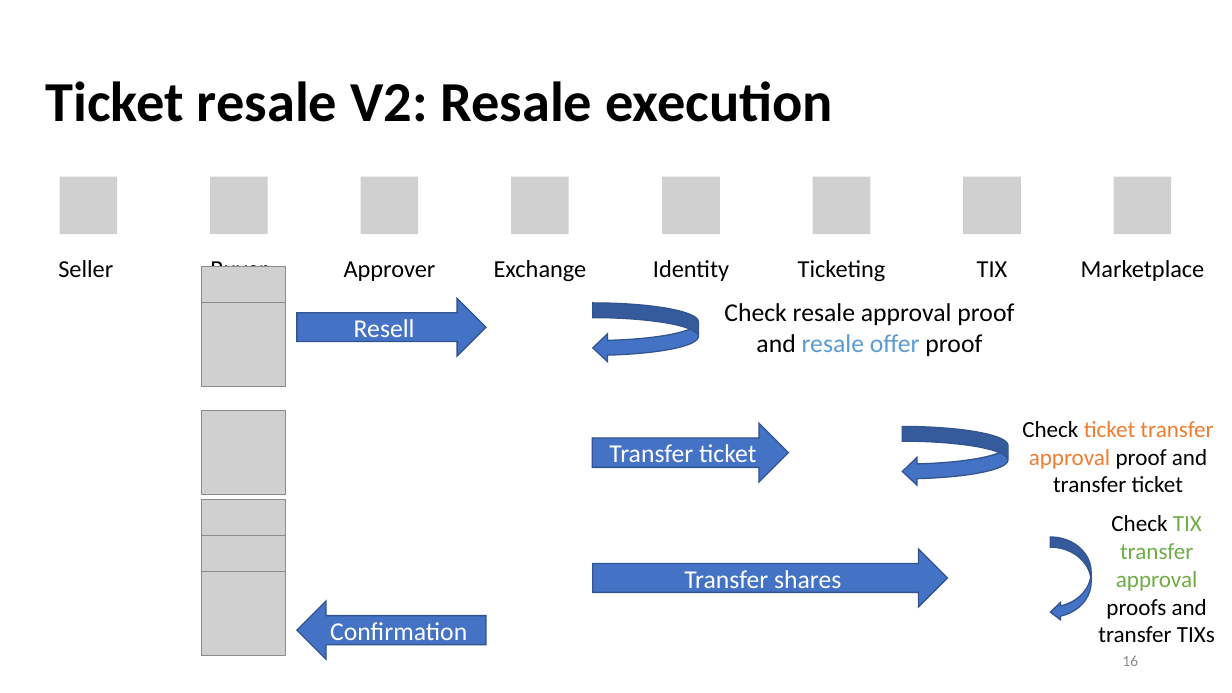
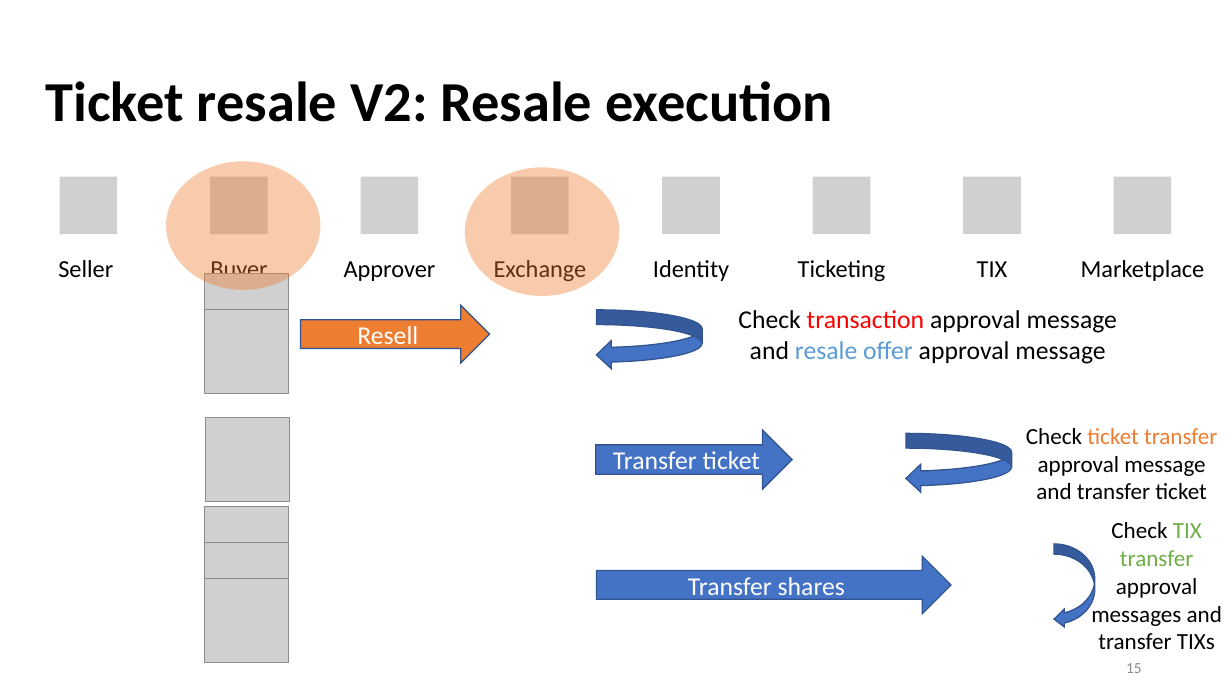
Before and after one commit to yanngabb/marketplace, a slide deck: slide 15 of rapport/Master_Thesis_Presentation_Yann_Gabbud.pptx (slide 16 before the commit). Drawn at 1232x693 pixels with LibreOffice and Linux fonts; fonts in the diff are those of the drawing; grey boxes stand for pictures. Boxes give left, top, right and bottom in pixels: in the first picture for what was removed or moved away, otherwise in the second. Text is boxed around its words. In the diff, an @@ line names an element or a change of style, - is before the commit and + after.

```diff
--- a/rapport/Master_Thesis_Presentation_Yann_Gabbud.pptx
+++ b/rapport/Master_Thesis_Presentation_Yann_Gabbud.pptx
@@ ellipse added at (166,162,321,290), fill #ED7D31 at 40% opacity @@
@@ ellipse added at (465,167,619,296), fill #ED7D31 at 40% opacity @@
@@ 4 pictures, 3 curved left arrows, 2 right arrows: place and size @@
-4 pictures, 3 curved left arrows, 2 right arrows at (201,267,1092,621)
+4 pictures, 3 curved left arrows, 2 right arrows at (205,274,1095,628)
@@ right arrow "Resell" at (300,305,490,362): fill #4472C4 to #ED7D31 @@
@@ text at (738,310,1117,364): text changed @@
-Check resale approval proof and resale offer proof
+Check transaction approval message and resale offer approval message
@@ 2 pictures, 1 right arrow: place and size @@
-2 pictures, 1 right arrow at (201,410,788,655)
+2 pictures, 1 right arrow at (205,418,792,663)
@@ text at (1026,428,1217,499): text changed @@
-Check ticket transfer approval proof and transfer ticket
+Check ticket transfer approval message and transfer ticket
@@ text at (1091,522,1222,649): text changed @@
-Check TIX transfer approval proofs and transfer TIXs
+Check TIX transfer approval messages and transfer TIXs
@@ left arrow removed at (297,602,486,660) @@
-Confirmation
@@ page number at (1126,663,1142,673): text changed @@
-16
+15
```
Also in this commit, not shown: 12 other slides changed, 7 slides added, 2 slides removed.
